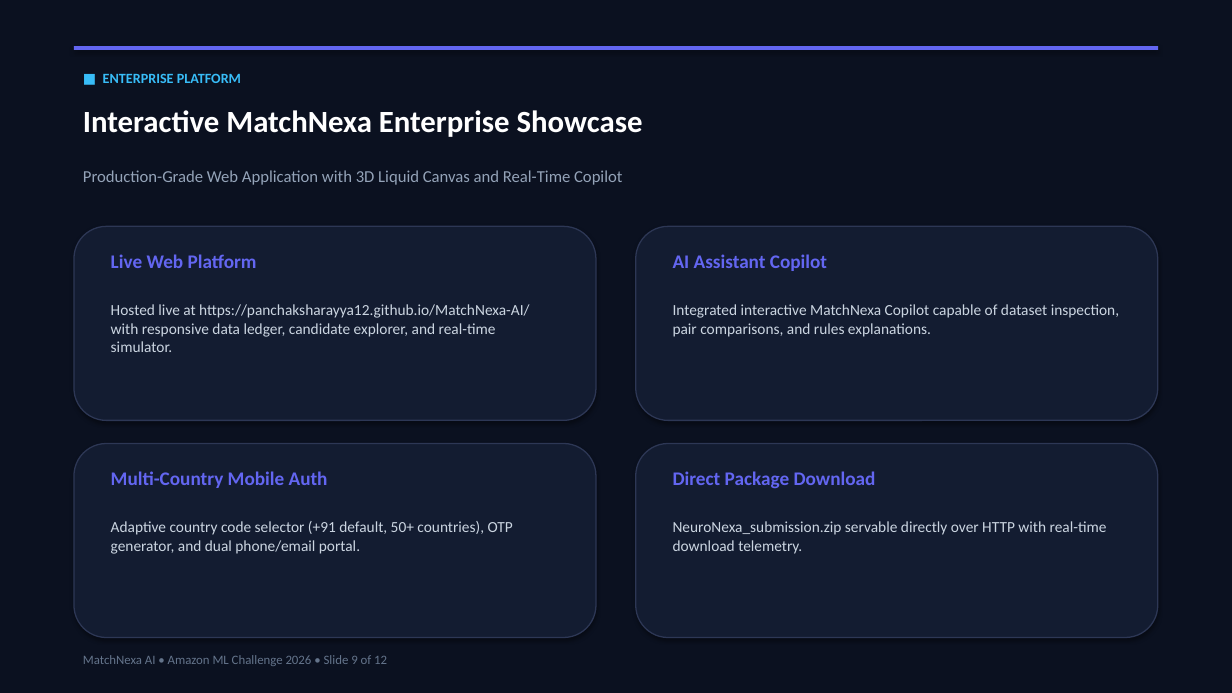
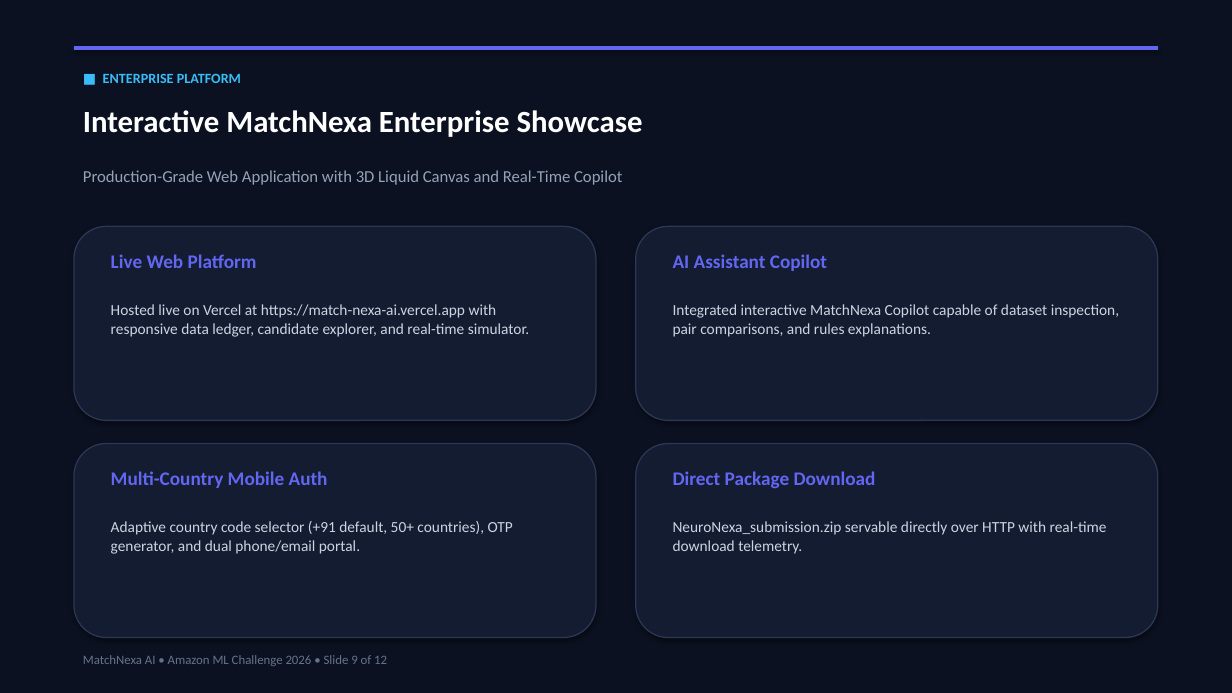
Before and after one commit to panchaksharayya12/MatchNexa-AI, a slide deck: slide 9 of MatchNexa_Presentation_Deck.pptx. Drawn at 1232x693 pixels with LibreOffice and Linux fonts; fonts in the diff are those of the drawing. Boxes give left, top, right and bottom in pixels: in the first picture for what was removed or moved away, otherwise in the second. Text is boxed around its words. In the diff, an @@ line names an element or a change of style, - is before the commit and + after.

Commit message:
Add direct live Vercel production deployment link across repository and submission deliverables

```diff
--- a/MatchNexa_Presentation_Deck.pptx
+++ b/MatchNexa_Presentation_Deck.pptx
@@ text at bbox=[111, 304, 529, 337]: text changed @@
-Hosted live at https://panchaksharayya12.github.io/MatchNexa-AI/ with responsive data ledger, candidate explorer, and real-time simulator.
+Hosted live on Vercel at https://match-nexa-ai.vercel.app with responsive data ledger, candidate explorer, and real-time simulator.
```
Also in this commit, not shown: 1 other slide changed, 7 other files.
